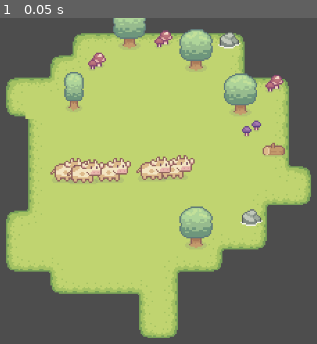
Above: before the commit, frame 1.
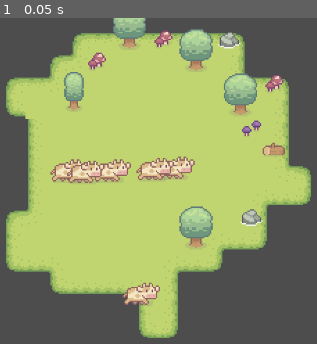
Above: after the commit, the same moment.

Repository: hugnata/Cowid24
Game: Godot game, scene res://scenes/gamu.tscn
The game is run twice, just before and just after one commit, with the same random seed, the same clock (stepped at 60 frames per second) and the same inputs.
Inputs:
- Up to frame 1 (0.05 s): no input

The runs differ from the first frame. In frame 1, 1.7% of the frame differs, in the area x 16-62%, y 42-89%.

Commit message:
Modifie la scène vache.tscn pour changer le type d e root, et ajour d'une animation

Diff:
--- a/scenes/gamu.tscn
+++ b/scenes/gamu.tscn
@@ -1,8 +1,9 @@
-[gd_scene load_steps=5 format=3 uid="uid://8jjmqtfb8eui"]
+[gd_scene load_steps=6 format=3 uid="uid://8jjmqtfb8eui"]
 
 [ext_resource type="Script" path="res://scripts/init.gd" id="1_hrvy0"]
 [ext_resource type="PackedScene" uid="uid://bmv5tx17gjijq" path="res://scenes/map.tscn" id="3_jycyd"]
 [ext_resource type="Script" path="res://scripts/cow_manager.gd" id="4_c7aa1"]
+[ext_resource type="PackedScene" uid="uid://ddxpjlx86dv77" path="res://scenes/vache.tscn" id="4_fhjf1"]
 
 [sub_resource type="RectangleShape2D" id="RectangleShape2D_xrk8v"]
 size = Vector2(184.25, 44.75)
@@ -29,3 +30,6 @@
 cows_node = NodePath("../Cows")
 
 [node name="Cows" type="Node" parent="."]
+
+[node name="Vache" parent="." instance=ExtResource("4_fhjf1")]
+position = Vector2(252, 194)
--- /dev/null
+++ b/scenes/vache.gd
@@ -0,0 +1,13 @@
+extends CharacterBody2D
+
+
+# Called when the node enters the scene tree for the first time.
+func _ready() -> void:
+	#$VachAnimation.animation = "idle"
+	$VacheSprite/VachAnimation.play("idle")
+
+
+
+# Called every frame. 'delta' is the elapsed time since the previous frame.
+func _process(delta: float) -> void:
+	pass
--- a/scenes/vache.tscn
+++ b/scenes/vache.tscn
@@ -1,70 +1,71 @@
-[gd_scene load_steps=10 format=3 uid="uid://ddxpjlx86dv77"]
+[gd_scene load_steps=7 format=3 uid="uid://ddxpjlx86dv77"]
 
 [ext_resource type="Texture2D" uid="uid://betysxas66av5" path="res://assets/Characters/Free Cow Sprites.png" id="1_2eh31"]
+[ext_resource type="Script" path="res://scenes/vache.gd" id="2_sjswn"]
 
-[sub_resource type="AtlasTexture" id="AtlasTexture_p44yv"]
-atlas = ExtResource("1_2eh31")
-region = Rect2(0, 0, 32, 32)
+[sub_resource type="Animation" id="Animation_cvsw0"]
+resource_name = "moving"
+length = 0.7
+tracks/0/type = "value"
+tracks/0/imported = false
+tracks/0/enabled = true
+tracks/0/path = NodePath(".:frame")
+tracks/0/interp = 1
+tracks/0/loop_wrap = true
+tracks/0/keys = {
+"times": PackedFloat32Array(0, 0.333333),
+"transitions": PackedFloat32Array(1, 1),
+"update": 1,
+"values": [3, 4]
+}
 
-[sub_resource type="AtlasTexture" id="AtlasTexture_6fnyu"]
-atlas = ExtResource("1_2eh31")
-region = Rect2(0, 0, 32, 32)
+[sub_resource type="Animation" id="Animation_qro8v"]
+length = 0.001
+tracks/0/type = "value"
+tracks/0/imported = false
+tracks/0/enabled = true
+tracks/0/path = NodePath(".:frame")
+tracks/0/interp = 1
+tracks/0/loop_wrap = true
+tracks/0/keys = {
+"times": PackedFloat32Array(0),
+"transitions": PackedFloat32Array(1),
+"update": 1,
+"values": [3]
+}
 
-[sub_resource type="AtlasTexture" id="AtlasTexture_u1qi3"]
-atlas = ExtResource("1_2eh31")
-region = Rect2(32, 0, 32, 32)
+[sub_resource type="Animation" id="Animation_5616k"]
+resource_name = "idle"
+length = 2.0
+tracks/0/type = "value"
+tracks/0/imported = false
+tracks/0/enabled = true
+tracks/0/path = NodePath(".:frame")
+tracks/0/interp = 1
+tracks/0/loop_wrap = true
+tracks/0/keys = {
+"times": PackedFloat32Array(0, 0.666667, 1.33333),
+"transitions": PackedFloat32Array(1, 1, 1),
+"update": 1,
+"values": [0, 1, 2]
+}
 
-[sub_resource type="AtlasTexture" id="AtlasTexture_1y5mv"]
-atlas = ExtResource("1_2eh31")
-region = Rect2(64, 0, 32, 32)
+[sub_resource type="AnimationLibrary" id="AnimationLibrary_v30tp"]
+_data = {
+"RESET": SubResource("Animation_qro8v"),
+"idle": SubResource("Animation_5616k"),
+"moving": SubResource("Animation_cvsw0")
+}
 
-[sub_resource type="AtlasTexture" id="AtlasTexture_bunyx"]
-atlas = ExtResource("1_2eh31")
-region = Rect2(0, 32, 32, 32)
+[node name="VacheSprite" type="Sprite2D"]
+position = Vector2(30, 37)
+texture = ExtResource("1_2eh31")
+hframes = 3
+vframes = 2
+frame = 3
+script = ExtResource("2_sjswn")
 
-[sub_resource type="AtlasTexture" id="AtlasTexture_67svs"]
-atlas = ExtResource("1_2eh31")
-region = Rect2(32, 32, 32, 32)
-
-[sub_resource type="SpriteFrames" id="SpriteFrames_e2let"]
-animations = [{
-"frames": [{
-"duration": 1.0,
-"texture": SubResource("AtlasTexture_p44yv")
-}],
-"loop": true,
-"name": &"default",
-"speed": 5.0
-}, {
-"frames": [{
-"duration": 1.0,
-"texture": SubResource("AtlasTexture_6fnyu")
-}, {
-"duration": 1.0,
-"texture": SubResource("AtlasTexture_u1qi3")
-}, {
-"duration": 1.0,
-"texture": SubResource("AtlasTexture_1y5mv")
-}, {
-"duration": 1.0,
-"texture": SubResource("AtlasTexture_bunyx")
-}, {
-"duration": 1.0,
-"texture": SubResource("AtlasTexture_67svs")
-}],
-"loop": true,
-"name": &"marche",
-"speed": 5.0
-}]
-
-[sub_resource type="RectangleShape2D" id="RectangleShape2D_yajkb"]
-size = Vector2(27, 17)
-
-[node name="Vache" type="AnimatedSprite2D"]
-sprite_frames = SubResource("SpriteFrames_e2let")
-
-[node name="AnimatableBody2D" type="AnimatableBody2D" parent="."]
-
-[node name="CollisionShape2D" type="CollisionShape2D" parent="AnimatableBody2D"]
-position = Vector2(0.5, 4.5)
-shape = SubResource("RectangleShape2D_yajkb")
+[node name="VachAnimation" type="AnimationPlayer" parent="."]
+libraries = {
+"": SubResource("AnimationLibrary_v30tp")
+}
--- a/scripts/init.gd
+++ b/scripts/init.gd
@@ -22,6 +22,7 @@
 		## While dragging, move the sprite with the mouse.
 		#$Vache.position = event.position /CAMERA_ZOOM
 
+
 # Called when the node enters the scene tree for the first time.
 func _ready() -> void:
 	print("Hello world !")
